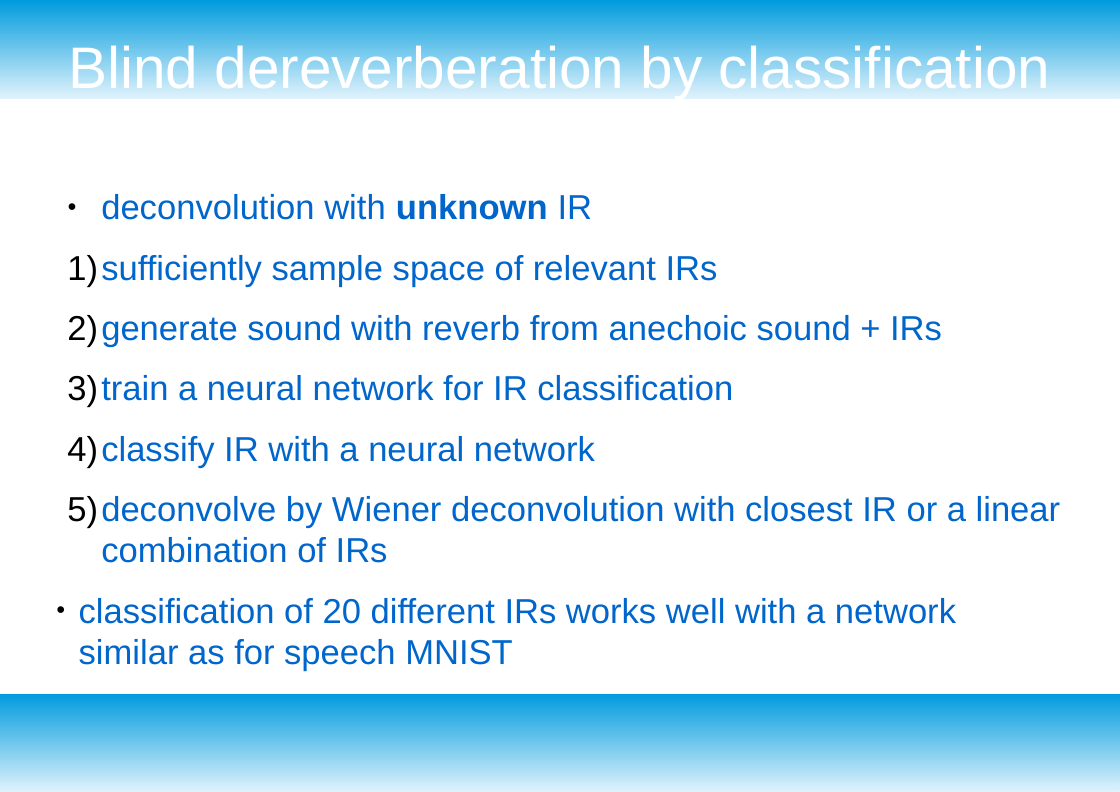
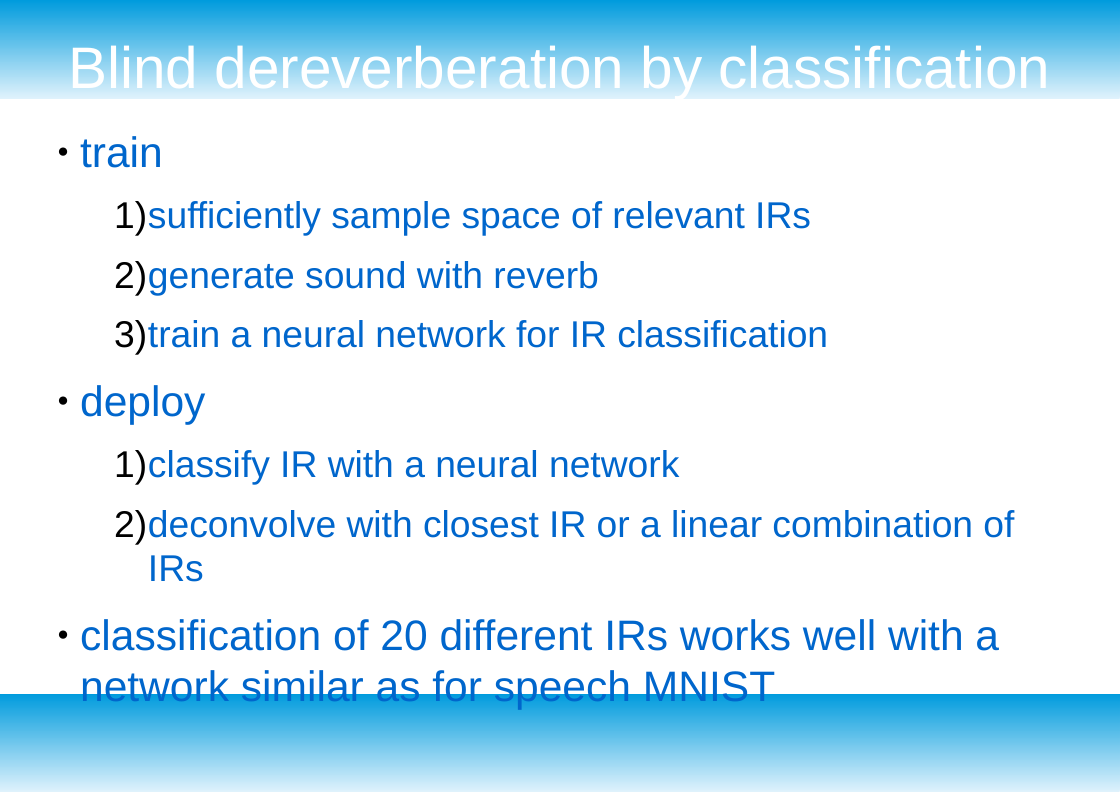
Before and after one commit to jakobatgithub/unreverb, a slide deck: slide 7 of project_presentation.odp (slide 8 before the commit). Drawn at 1120x792 pixels with LibreOffice and Linux fonts; fonts in the diff are those of the drawing. Boxes give left, top, right and bottom in pixels: in the first picture for what was removed or moved away, otherwise in the second. Text is boxed around its words. In the diff, an @@ line names an element or a change of style, - is before the commit and + after.

```diff
--- a/project_presentation.odp
+++ b/project_presentation.odp
@@ text "train": place and size @@
-text "train" at box(67, 194, 1061, 624)
+text "train" at box(80, 136, 1014, 710)
@@ text at box(80, 136, 163, 168): text changed; size 26 to 32 pt @@
-● deconvolution with unknown IR
+● train
@@ text at box(80, 201, 999, 710): size 26 to 28 pt in "sufficiently sample space of relevant IRs", "train a neural network for IR classification", "classify IR with a neural network"; size 26 to 32 pt in "classification of 20 different IRs works well ..."; list level 1 to 2 in "sufficiently sample space of relevant ..."; list level 1 to 2 in "train a neural network for ..."; list level 1 to 2 in "classify IR with a neural ..." @@
@@ text at box(114, 261, 598, 295): text changed; size 26 to 28 pt @@
-2) generate sound with reverb from anechoic sound + IRs
+  2) generate sound with reverb
@@ text at box(80, 385, 205, 425): paragraph added @@
+● deploy
@@ text at box(114, 510, 1014, 582): text changed; size 26 to 28 pt @@
-5) deconvolve by Wiener deconvolution with closest IR or a linear combination of IRs
+  2) deconvolve with closest IR or a linear combination of IRs
```
Also in this commit, not shown: 4 other slides changed, 1 slide added, 2 slides removed, 1 other file.
